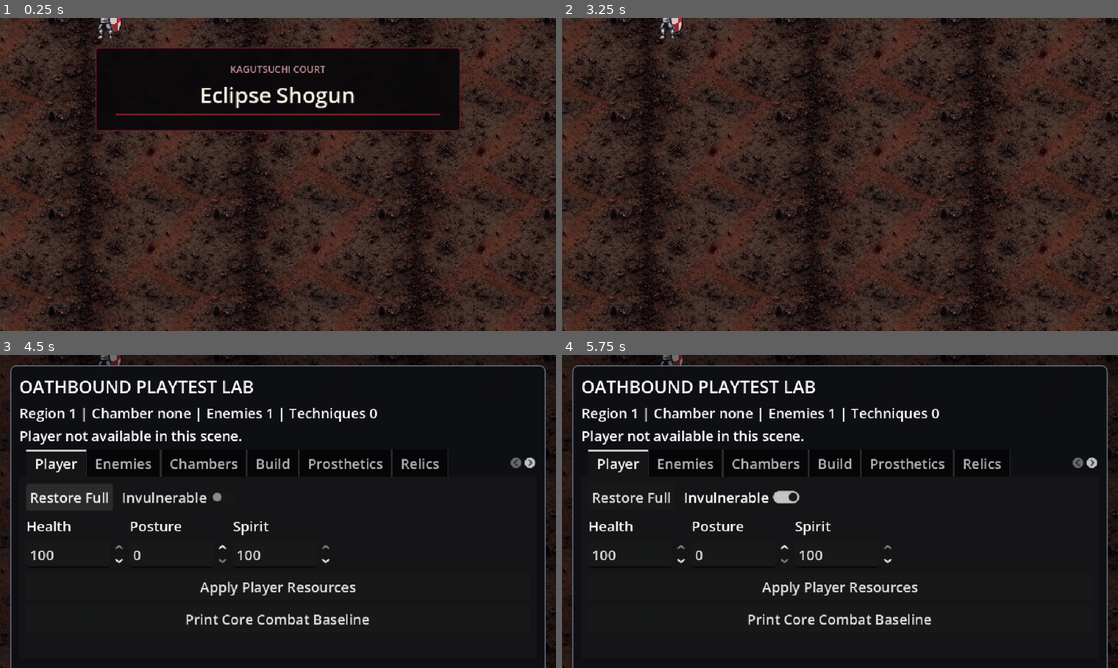
Above: before the commit, frames 1-4 (two rows, left to right).
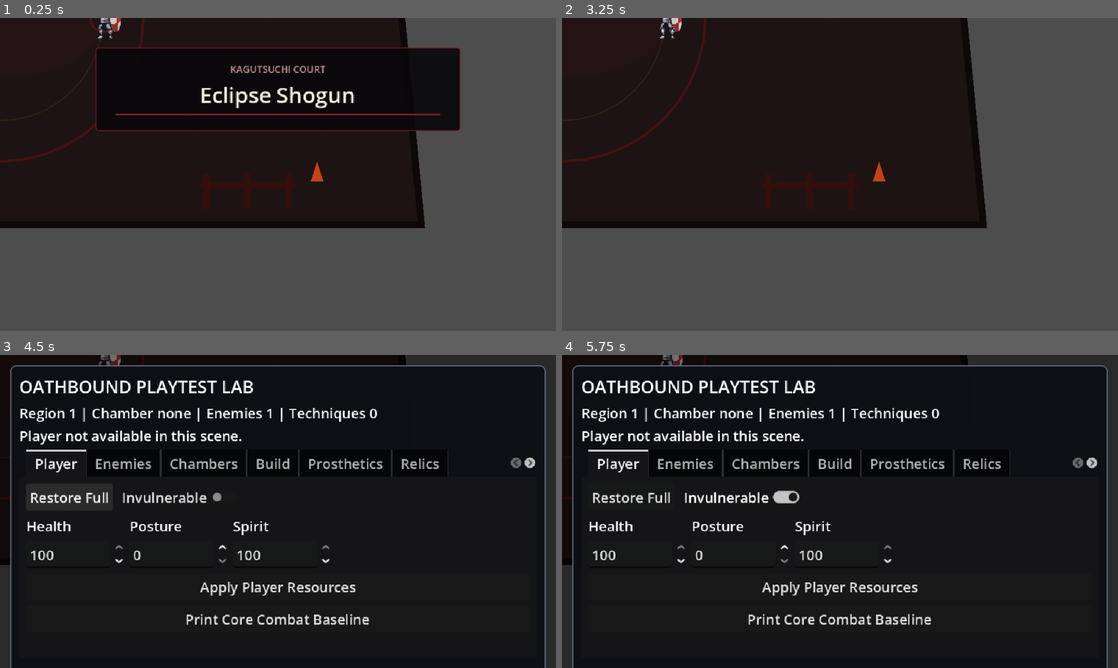
Above: after the commit, the same moments.

Repository: seancl8611/oathbound
Game: Godot game, scene res://Regions/Kagutsuchi/Chambers/EclipseShogunChamber.tscn
Same seed, same stepped clock (60 frames per second), same inputs: the game is played once before the commit and once after it. This scene is started directly instead of the project's main scene. Sound files missing from this copy of the repository are replaced by a short silence.
Inputs (mouse positions are in pixels of both pictures, inside the frame that each line leads up to):
- Up to frame 1 (0.25 s): no input
- Up to frame 2 (3.25 s): tap Enter (ui_accept) at 0.5, 0.77 s; move the mouse to (962, 158) at 0.52 s; press the mouse at (962, 158) at 0.53 s; hold D (right) 0.53-1.25 s; release the mouse at (962, 158) at 1.25 s; drag from (728, 190) to (812, 237) at 1.27 s; move the mouse to (895, 105) at 2.02 s; hold D (right) 2.03-2.75 s; tap E (execute_finisher) at 2.1 s; drag from (812, 237) to (673, 127) at 2.77 s
- Up to frame 3 (4.5 s): move the mouse to (444, 558) at 3.52 s; hold A (left) 3.53-4.25 s; hold ` (playtest_lab_toggle) 3.53-4.25 s; tap Enter (ui_accept) at 3.77 s; click "Restore Full" at 4.25 s
- Up to frame 4 (5.75 s): click "Invulnerable" at 5 s

The runs differ from the first frame. In frame 1, 66% of the frame differs, in the area x 0-100%, y 0-100%; in frame 2, 77%; in frame 3, 2.2%; in frame 4, 2.2%.

Commit message:
Convert Eclipse Shogun arena to three-quarter presentation

Diff:
--- a/game/oathbound/Regions/Kagutsuchi/Chambers/EclipseShogunChamber.tscn
+++ b/game/oathbound/Regions/Kagutsuchi/Chambers/EclipseShogunChamber.tscn
@@ -8,18 +8,34 @@
 [ext_resource type="Script" path="res://Utility/RoomBounds.gd" id="6_bounds"]
 [ext_resource type="PackedScene" uid="uid://d0d3e5rkh4fyp" path="res://Regions/Kagutsuchi/Enemies/Bosses/EclipseShogun.tscn" id="7_shogun"]
 [ext_resource type="Script" path="res://Regions/Kagutsuchi/Enemies/Bosses/EclipseShogunRuntime.gd" id="8_runtime"]
+[ext_resource type="Script" path="res://Utility/ThreeQuarterPresentationVisibility.gd" id="9_visibility"]
+[ext_resource type="Script" path="res://Utility/ThreeQuarterRegionScenery.gd" id="10_scenery"]
+[ext_resource type="Script" path="res://Utility/ThreeQuarterCombatPresentation.gd" id="11_fx"]
 
 [node name="EclipseShogunChamber" type="Node2D"]
 script = ExtResource("1_boss")
 metadata/area_id = 3
 
 [node name="Background" type="Sprite2D" parent="."]
+z_index = -1000
 texture_filter = 2
 texture_repeat = 2
 texture = ExtResource("3_bg")
 region_enabled = true
 region_rect = Rect2(-4000, -4000, 4000, 4000)
 modulate = Color(0.58, 0.38, 0.38, 1)
+
+[node name="ThreeQuarterPresentation" type="Node2D" parent="."]
+script = ExtResource("9_visibility")
+hide_background_when_active = true
+
+[node name="Scenery" type="Node2D" parent="ThreeQuarterPresentation"]
+script = ExtResource("10_scenery")
+region_profile = "kagutsuchi"
+room_profile = "boss"
+
+[node name="CombatFX" type="Node2D" parent="ThreeQuarterPresentation"]
+script = ExtResource("11_fx")
 
 [node name="Loot" type="Node2D" parent="." groups=["loot"]]
 
Not shown: 1 places in game/oathbound/Regions/Kagutsuchi/Chambers/EclipseShogunChamber.tscn that only renumber resources
